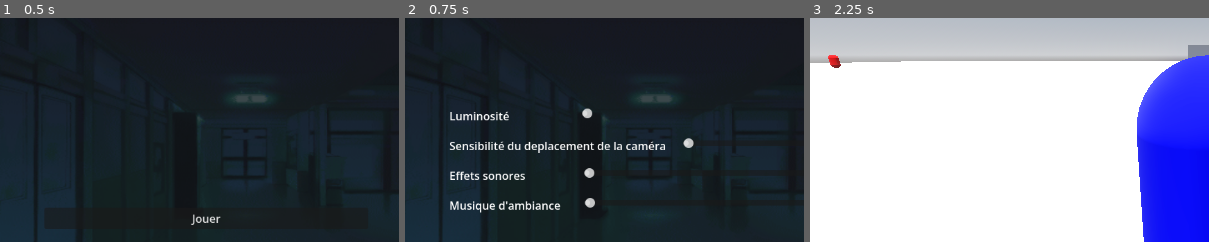
Above: before the commit, frames 1-3 (left to right).
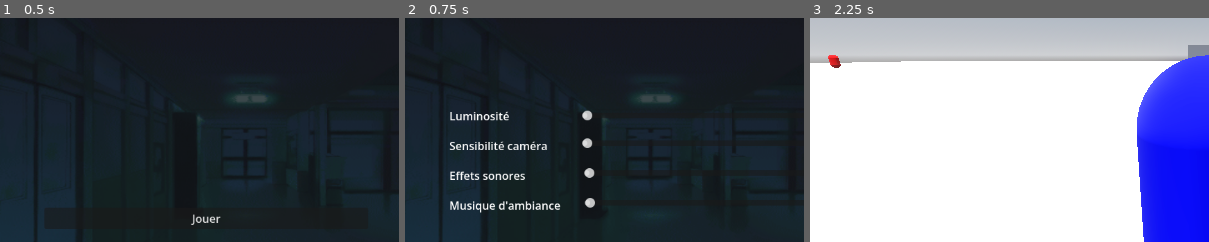
Above: after the commit, the same moments.

Repository: HM22-code/projet-MCG
Game: Godot game, scene res://menus/main_menu/main_menu.tscn
Two runs of this game, one before a commit and one after it. Both use one fixed random seed, a clock stepped at 60 frames per second and the inputs below.
Inputs:
- Up to frame 1 (0.5 s): no input
- Up to frame 2 (0.75 s): click "Options" at 0.5 s
- Up to frame 3 (2.25 s): click "Menu Principal" at 1.25 s; click "Jouer" at 2 s
The pictures show only the part of the screen within x 0-50%, y 24-74%; the shares and areas given below are measured in that part.

Frame 1 is identical in both runs. In frame 2, 1.0% of the frame differs, in the area x 26-73%, y 40-61%; in frame 3, nothing differs.

Commit message:
Fix Error syntax menu options luminosité

Diff:
--- a/menus/main_menu/game_data.gd
+++ b/menus/main_menu/game_data.gd
@@ -5,10 +5,9 @@
 const SAVE_PATH = "user://save_game_data.cfg"
 var best_score: int = 0
 var score: int = 0
-var volume_musique: int = 100 #volume musique ambiance
+var volume_musique: int = 100 # volume musique ambiance
 var volume_effets: int = 100
-var sensibilite: float = 1 #sensibilité du déplacement de la caméra
-#Multiplié avec le déplacement, default = 1
+var sensibilite: float = 1 # déplacement de la caméra, multiplié avec le déplacement, default = 1
 var luminosite: int = 100
 
 func _ready():
@@ -52,21 +51,25 @@
 		best_score = final_score
 		save_data()
 
+## Sauvegarde niveau volume musique ambiante
 func submit_musique_ambiance(volume: int):
 	if (volume != volume_musique and 0 <= volume and volume <= 100):
 		volume_musique = volume
 		save_data()
 
+## Sauvegarde niveau volume effets sonores
 func submit_effets_sonores(volume: int):
 	if (volume !=  volume_effets and 0 <= volume and volume <= 100):
 		volume_effets = volume_effets
 		save_data()
 
+## Sauvegarde sensibilité souris caméra
 func submit_sensibilite_deplacement(sensibilite_nouv: float):
 	if (sensibilite_nouv != sensibilite and 0 < sensibilite_nouv and sensibilite_nouv < 10):
 		sensibilite = sensibilite_nouv
 		save_data()
 
+## Sauvegarde niveau de luminosité
 func submit_luminosite(value: int):
 	if (value != luminosite and 0 <= value and value <= 100):
 		luminosite = value
--- a/menus/options_menu/options_menu.gd
+++ b/menus/options_menu/options_menu.gd
@@ -1,35 +1,23 @@
 extends Control
+
 var game_data = preload("res://menus/main_menu/game_data.gd") #Pour enregistrer les preferences
 
-# Called when the node enters the scene tree for the first time.
-func _ready() -> void:
-	pass # Replace with function body.
-
-
-# Called every frame. 'delta' is the elapsed time since the previous frame.
-func _process(delta: float) -> void:
-	pass
-
-
+## Aller dans le menu principal
 func _on_main_menu_button_pressed() -> void:
-	# Aller dans le menu principal
 	get_tree().change_scene_to_file("res://menus/main_menu/main_menu.tscn")
 
-
+## Sauvegarder nouveau volume
 func _on_music_ambiance_value_changed(value: int) -> void:
-	#Sauvegarder nouveau volume
 	GameData.submit_musique_ambiance(value)
 
-
+## Sauvegarder nouveau volume
 func _on_effets_sonores_value_changed(value: int) -> void:
-	#Sauvegarder nouveau volume
 	GameData.submit_effets_sonores(value)
 
-
+## Sauvegarder nouveau sensibilite
 func _on_sensibilite_value_changed(value: float) -> void:
-	#Sauvegarder nouveau sensibilite
 	GameData.submit_sensibilite_deplacement(value)
 
-
+##Sauvegarder nouveau luminosite
 func _on_luminosite_value_changed(value: int) -> void:
-	GameData.sublit_luminosite(value)
+	GameData.submit_luminosite(value)
--- a/menus/options_menu/options_menu.tscn
+++ b/menus/options_menu/options_menu.tscn
@@ -9,7 +9,7 @@
 [sub_resource type="LabelSettings" id="LabelSettings_8s8hf"]
 font_size = 80
 
-[node name="OptionsMenu" type="Control" unique_id=922189116]
+[node name="OptionsMenu" type="Control"]
 layout_mode = 3
 anchors_preset = 15
 anchor_right = 1.0
@@ -18,18 +18,18 @@
 grow_vertical = 2
 script = ExtResource("1_hs8o5")
 
-[node name="TextureRect" type="TextureRect" parent="." unique_id=336984700]
+[node name="TextureRect" type="TextureRect" parent="."]
 layout_mode = 0
 offset_right = 1152.0
 offset_bottom = 648.0
 texture = SubResource("CanvasTexture_ml8bw")
 
-[node name="Panel" type="Panel" parent="." unique_id=2112351568]
+[node name="Panel" type="Panel" parent="."]
 layout_mode = 0
 offset_right = 1152.0
 offset_bottom = 648.0
 
-[node name="TitleLabel" type="Label" parent="Panel" unique_id=842600886]
+[node name="TitleLabel" type="Label" parent="Panel"]
 layout_mode = 0
 offset_left = 48.0
 offset_top = 25.0
@@ -38,7 +38,7 @@
 text = "ZombieRU  -   Options "
 label_settings = SubResource("LabelSettings_8s8hf")
 
-[node name="VBoxContainer" type="VBoxContainer" parent="Panel" unique_id=40138276]
+[node name="VBoxContainer" type="VBoxContainer" parent="Panel"]
 layout_mode = 0
 offset_left = 64.0
 offset_top = 169.0
@@ -47,72 +47,74 @@
 theme_override_constants/separation = 20
 alignment = 1
 
-[node name="HBoxContainer4" type="HBoxContainer" parent="Panel/VBoxContainer" unique_id=837893966]
+[node name="HBoxContainer4" type="HBoxContainer" parent="Panel/VBoxContainer"]
 layout_mode = 2
 
-[node name="MarginContainer" type="MarginContainer" parent="Panel/VBoxContainer/HBoxContainer4" unique_id=1522397748]
+[node name="MarginContainer" type="MarginContainer" parent="Panel/VBoxContainer/HBoxContainer4"]
 layout_mode = 2
 theme_override_constants/margin_right = 100
 
-[node name="Label" type="Label" parent="Panel/VBoxContainer/HBoxContainer4/MarginContainer" unique_id=1104459624]
+[node name="Label" type="Label" parent="Panel/VBoxContainer/HBoxContainer4/MarginContainer"]
 layout_mode = 2
 text = "Luminosité"
 
-[node name="Luminosite" type="HSlider" parent="Panel/VBoxContainer/HBoxContainer4" unique_id=1005685341]
+[node name="Luminosite" type="HSlider" parent="Panel/VBoxContainer/HBoxContainer4"]
+layout_mode = 2
+size_flags_horizontal = 3
+size_flags_vertical = 1
+
+[node name="HBoxContainer3" type="HBoxContainer" parent="Panel/VBoxContainer"]
 layout_mode = 2
 
-[node name="HBoxContainer3" type="HBoxContainer" parent="Panel/VBoxContainer" unique_id=1030856229]
+[node name="MarginContainer" type="MarginContainer" parent="Panel/VBoxContainer/HBoxContainer3"]
 layout_mode = 2
+theme_override_constants/margin_right = 45
 
-[node name="MarginContainer" type="MarginContainer" parent="Panel/VBoxContainer/HBoxContainer3" unique_id=1636168620]
+[node name="Label" type="Label" parent="Panel/VBoxContainer/HBoxContainer3/MarginContainer"]
 layout_mode = 2
-theme_override_constants/margin_right = 20
+text = "Sensibilité caméra"
 
-[node name="Label" type="Label" parent="Panel/VBoxContainer/HBoxContainer3/MarginContainer" unique_id=1671375415]
-layout_mode = 2
-text = "Sensibilité du deplacement de la caméra"
-
-[node name="Sensibilite" type="HSlider" parent="Panel/VBoxContainer/HBoxContainer3" unique_id=305389563]
+[node name="Sensibilite" type="HSlider" parent="Panel/VBoxContainer/HBoxContainer3"]
 layout_mode = 2
 size_flags_horizontal = 3
 max_value = 10.0
 step = 0.1
 
-[node name="HBoxContainer" type="HBoxContainer" parent="Panel/VBoxContainer" unique_id=845738967]
+[node name="HBoxContainer" type="HBoxContainer" parent="Panel/VBoxContainer"]
 layout_mode = 2
 
-[node name="MarginContainer" type="MarginContainer" parent="Panel/VBoxContainer/HBoxContainer" unique_id=2009955521]
+[node name="MarginContainer" type="MarginContainer" parent="Panel/VBoxContainer/HBoxContainer"]
 layout_mode = 2
 theme_override_constants/margin_right = 80
 
-[node name="Label" type="Label" parent="Panel/VBoxContainer/HBoxContainer/MarginContainer" unique_id=2029010434]
+[node name="Label" type="Label" parent="Panel/VBoxContainer/HBoxContainer/MarginContainer"]
 layout_mode = 2
 size_flags_horizontal = 0
 text = "Effets sonores"
 
-[node name="EffetsSonores" type="HSlider" parent="Panel/VBoxContainer/HBoxContainer" unique_id=88807089]
+[node name="EffetsSonores" type="HSlider" parent="Panel/VBoxContainer/HBoxContainer"]
 layout_mode = 2
 size_flags_horizontal = 3
 size_flags_stretch_ratio = 0.0
 
-[node name="HBoxContainer2" type="HBoxContainer" parent="Panel/VBoxContainer" unique_id=745652593]
+[node name="HBoxContainer2" type="HBoxContainer" parent="Panel/VBoxContainer"]
 layout_mode = 2
 
-[node name="MarginContainer" type="MarginContainer" parent="Panel/VBoxContainer/HBoxContainer2" unique_id=140611052]
+[node name="MarginContainer" type="MarginContainer" parent="Panel/VBoxContainer/HBoxContainer2"]
 layout_mode = 2
 theme_override_constants/margin_right = 30
 
-[node name="Label" type="Label" parent="Panel/VBoxContainer/HBoxContainer2/MarginContainer" unique_id=1011221703]
+[node name="Label" type="Label" parent="Panel/VBoxContainer/HBoxContainer2/MarginContainer"]
 layout_mode = 2
 size_flags_horizontal = 0
 text = "Musique d'ambiance
 "
 
-[node name="MusicAmbiance" type="HSlider" parent="Panel/VBoxContainer/HBoxContainer2" unique_id=493510866]
+[node name="MusicAmbiance" type="HSlider" parent="Panel/VBoxContainer/HBoxContainer2"]
 layout_mode = 2
 size_flags_horizontal = 3
 
-[node name="MainMenuButton" type="Button" parent="Panel/VBoxContainer" unique_id=828072355]
+[node name="MainMenuButton" type="Button" parent="Panel/VBoxContainer"]
 layout_mode = 2
 size_flags_horizontal = 4
 text = "Menu Principal"
Not shown: 1 places in menus/options_menu/options_menu.tscn that only renumber resources
Not shown, changed: mesh_library/mesh_library_stage_1.tres
